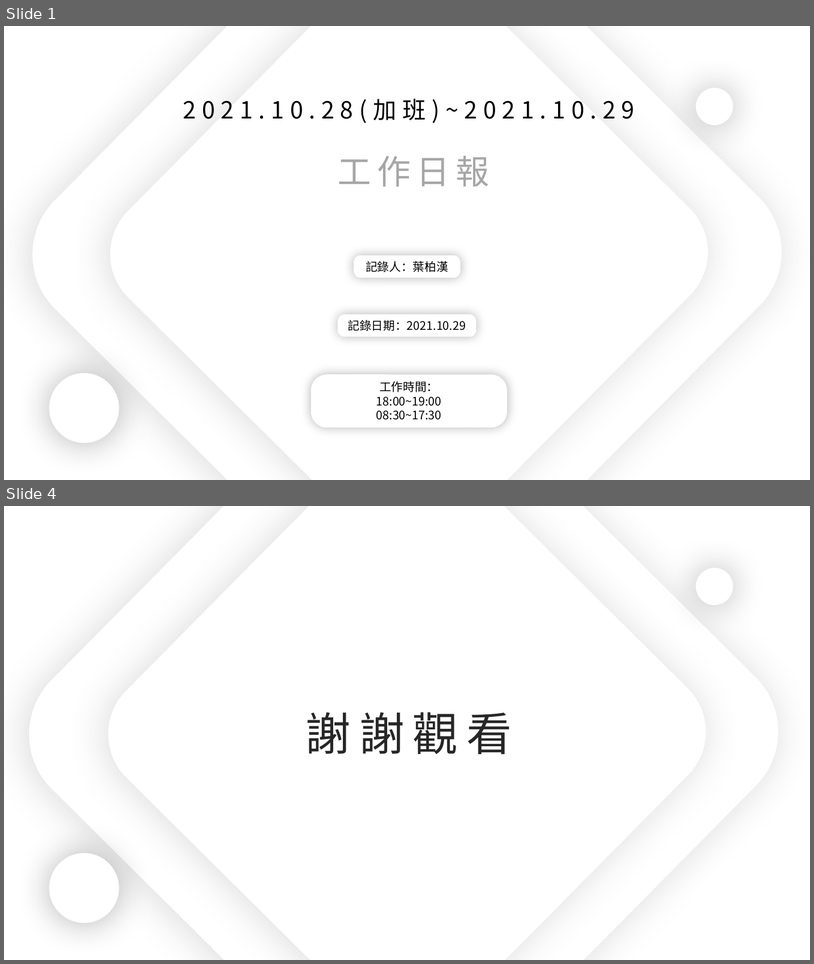
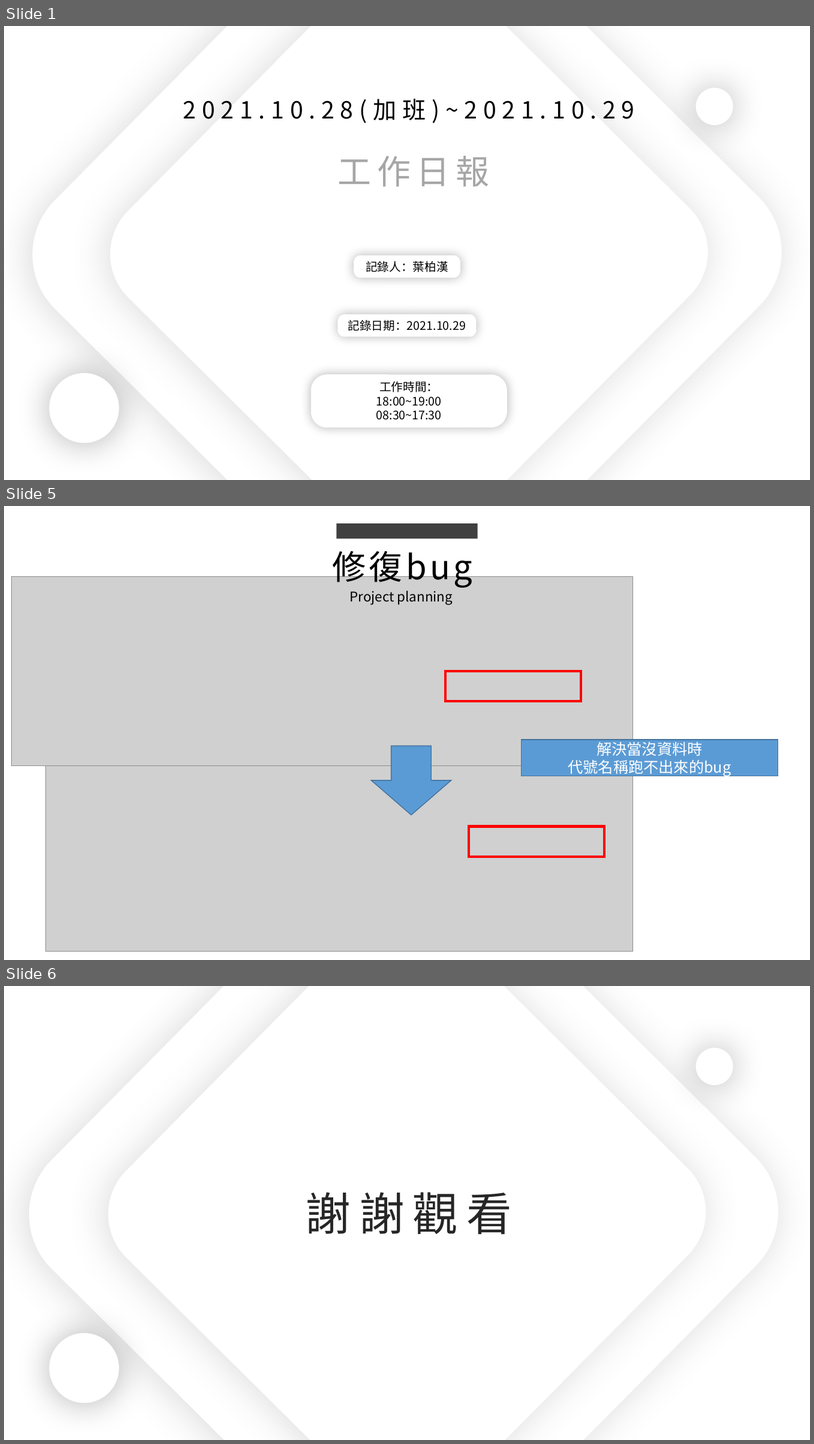
Before and after one commit to king637324/KnowledgeGreenhouseSystem, a slide deck: 工作日報_葉柏漢/2021.10/2021.10.28(加班)_2021.10.29工作日報_葉柏漢.pptx. Shown one above the other, each under a label of ours: slides 1 and 4 before the commit, slides 1, 5 and 6 after it; the slides between them are not shown. The pictures are 814x964 and 814x1444 pixels, drawn with LibreOffice and Linux fonts; fonts in the diff are those of the drawing; grey boxes stand for pictures. Boxes give left, top, right and bottom in pixels: in the first picture for what was removed or moved away, otherwise in the second. Text is boxed around its words. In the diff, an @@ line names an element or a change of style, - is before the commit and + after.

```diff
--- a/工作日報_葉柏漢/2021.10/2021.10.28(加班)_2021.10.29工作日報_葉柏漢.pptx
+++ b/工作日報_葉柏漢/2021.10/2021.10.28(加班)_2021.10.29工作日報_葉柏漢.pptx
@@ slide 5 added at (x1=4, y1=506, x2=810, y2=960), background #FFFFFF @@
@@ rectangle added at (x1=337, y1=523, x2=477, y2=538), fill #404040 @@
@@ text added at (x1=332, y1=546, x2=473, y2=588), 40 pt, text #000000 @@
+修復bug
@@ picture added at (x1=12, y1=577, x2=634, y2=766) @@
@@ text added at (x1=350, y1=591, x2=453, y2=604), 16 pt, text #000000 @@
+Project planning
@@ rectangle added at (x1=446, y1=671, x2=582, y2=702), outline #FF0000 3 pt @@
@@ rectangle added at (x1=522, y1=739, x2=779, y2=776), fill #5B9BD5, outline #43739E 1 pt, 18 pt, text #FFFFFF @@
+解決當沒資料時
+代號名稱跑不出來的bug
@@ down arrow added at (x1=372, y1=745, x2=452, y2=814), fill #5B9BD5, outline #43739E 1 pt @@
@@ picture added at (x1=46, y1=766, x2=633, y2=951) @@
@@ rectangle added at (x1=469, y1=826, x2=605, y2=856), outline #FF0000 3 pt @@
@@ what was slide 4 is now slide 6 @@
```
Also in this commit, not shown: 2 slides changed, 1 other slide added, 9 other files.
